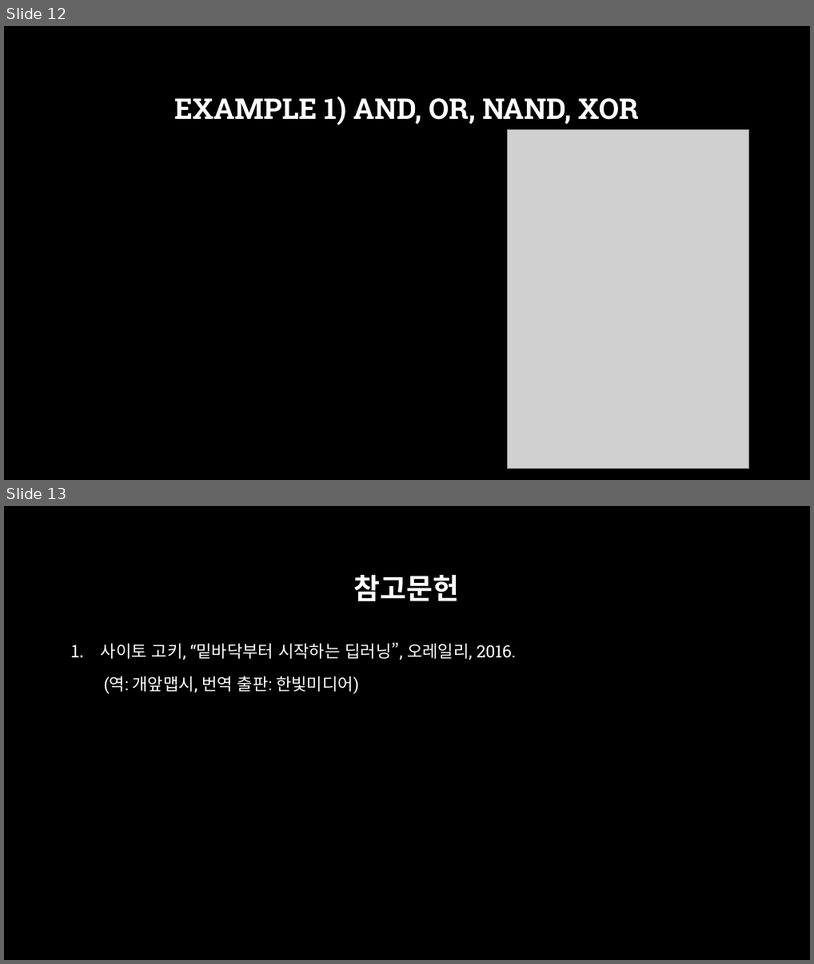
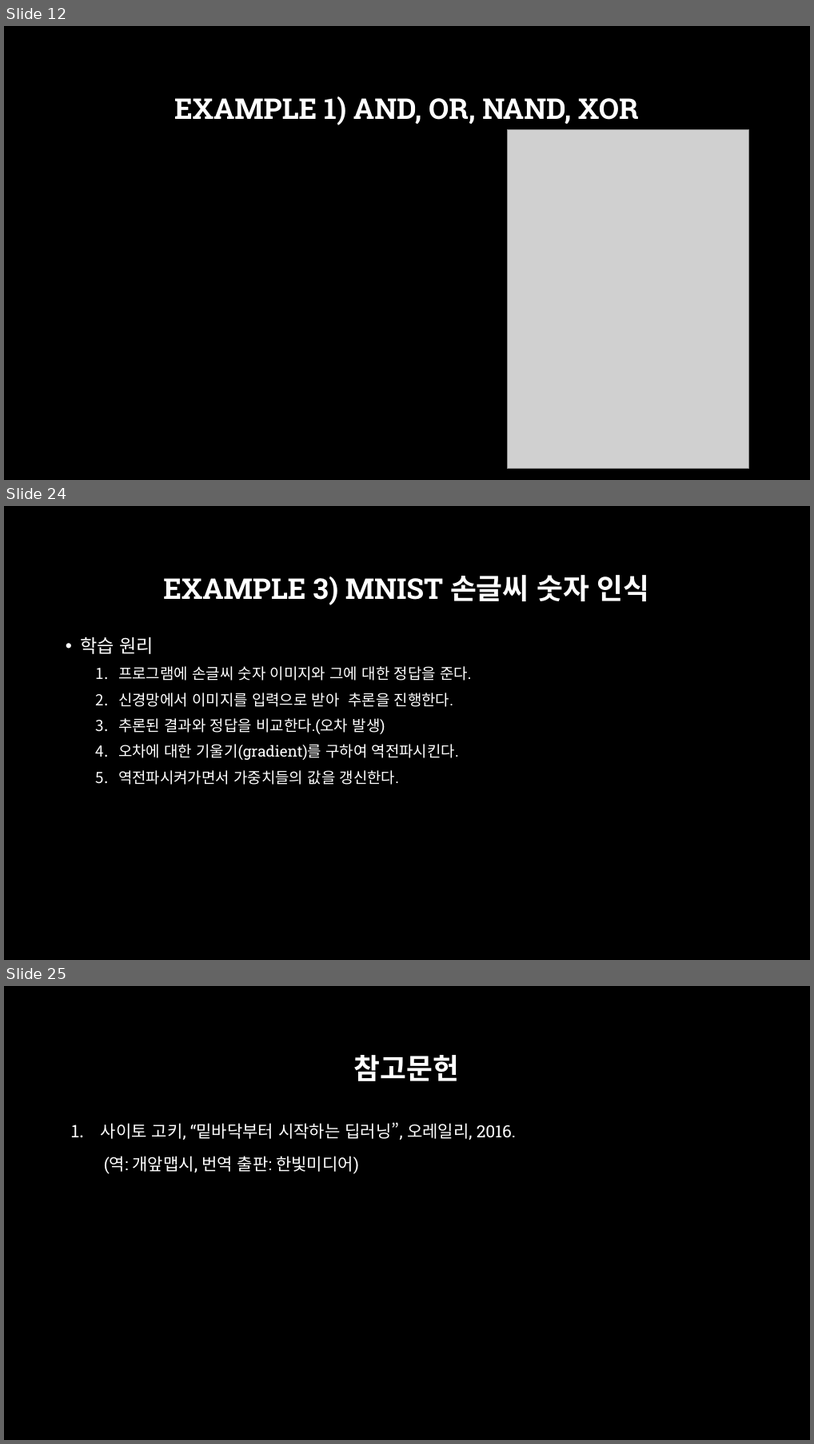
Before and after one commit to across0406/2017-GNU-Science-Camp-of-Computer-Science, a slide deck: ppt/4. 퍼셉트론 및 신경망.pptx. Shown one above the other, each under a label of ours: slides 12 and 13 before the commit, slides 12, 24 and 25 after it; the slides between them are not shown. The pictures are 814x964 and 814x1444 pixels, drawn with LibreOffice and Linux fonts; fonts in the diff are those of the drawing; grey boxes stand for pictures; background and template pictures are left out. Boxes give left, top, right and bottom in pixels: in the first picture for what was removed or moved away, otherwise in the second. Text is boxed around its words. In the diff, an @@ line names an element or a change of style, - is before the commit and + after.

```diff
--- a/ppt/4. 퍼셉트론 및 신경망.pptx
+++ b/ppt/4. 퍼셉트론 및 신경망.pptx
@@ slide 24 added at (4, 506, 810, 960), background picture (left out) @@
@@ title added at (163, 575, 650, 605), 34 pt, text #FFFFFF, bold @@
+EXAMPLE 3) MNIST 손글씨 숫자 인식
@@ text added at (81, 636, 471, 784), 18 pt, text #FFFFFF @@
+• 학습 원리
+  1. 프로그램에 손글씨 숫자 이미지와 그에 대한 정답을 준다.
+  2. 신경망에서 이미지를 입력으로 받아 추론을 진행한다.
+  3. 추론된 결과와 정답을 비교한다.(오차 발생)
+  4. 오차에 대한 기울기(gradient)를 구하여 역전파시킨다.
+  5. 역전파시켜가면서 가중치들의 값을 갱신한다.
@@ what was slide 13 is now slide 25 @@
```
Also in this commit, not shown: 5 slides changed, 11 other slides added, 9 other files.
